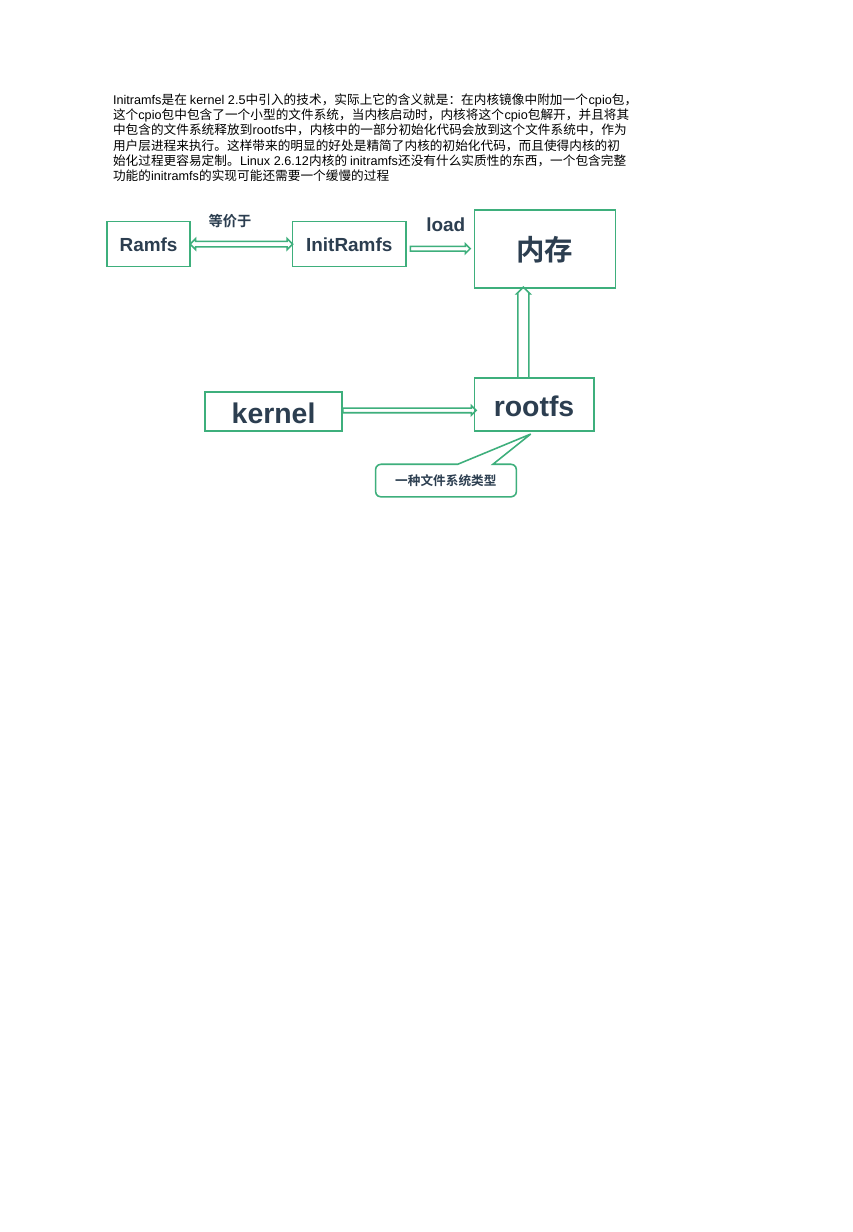
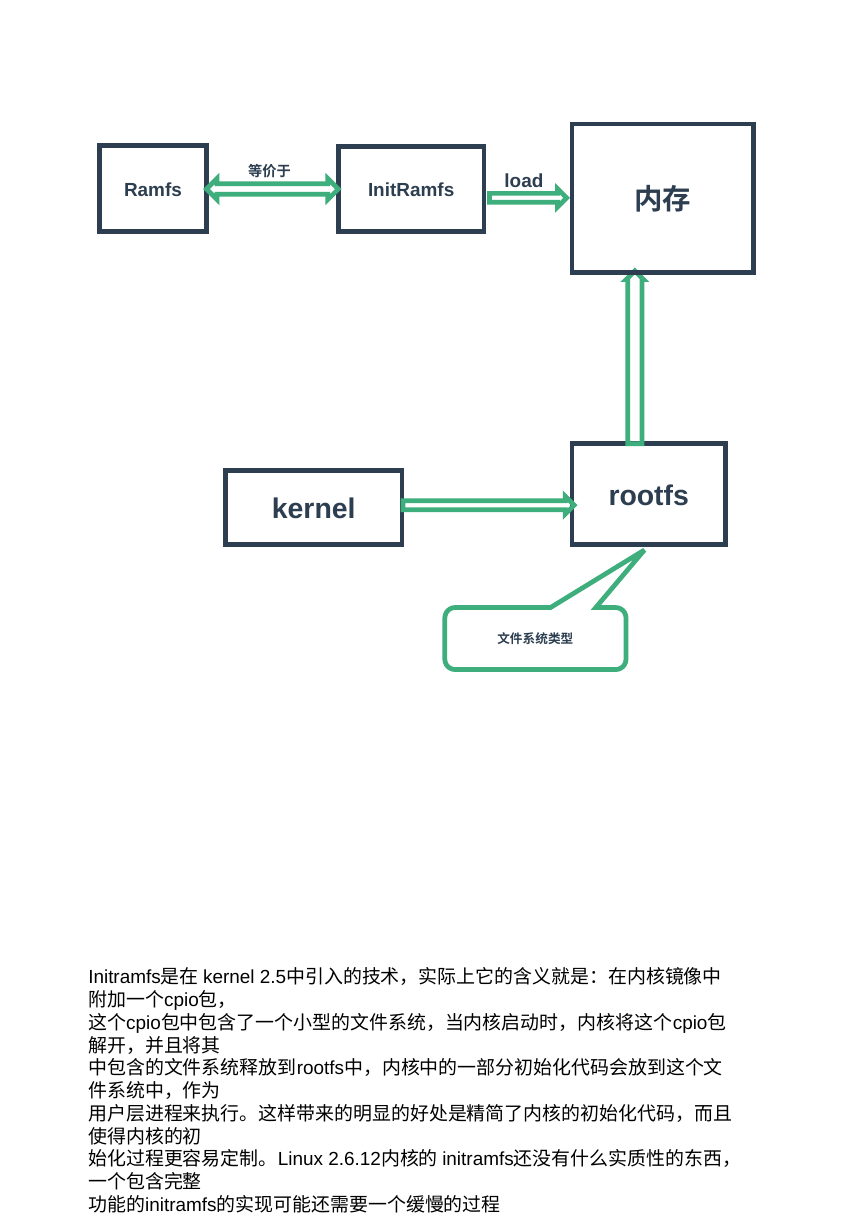
Before and after one commit to zaiqiang-dong/zaiqiang, a slide deck: slide 4 of picture/ppt/filesystem/filesystem.pptx. Drawn at 853x1232 pixels with LibreOffice and Linux fonts; fonts in the diff are those of the drawing. Boxes give left, top, right and bottom in pixels: in the first picture for what was removed or moved away, otherwise in the second. Text is boxed around its words. In the diff, an @@ line names an element or a change of style, - is before the commit and + after.

```diff
--- a/picture/ppt/filesystem/filesystem.pptx
+++ b/picture/ppt/filesystem/filesystem.pptx
@@ rectangle "Ramfs": place and size @@
-rectangle "Ramfs" at <box>107,222,190,267</box>
+rectangle "Ramfs" at <box>100,146,207,231</box>
@@ rectangle "InitRamfs": place and size @@
-rectangle "InitRamfs" at <box>292,222,406,267</box>
+rectangle "InitRamfs" at <box>339,147,485,232</box>
@@ rectangle "内存": place and size @@
-rectangle "内存" at <box>474,210,615,289</box>
+rectangle "内存" at <box>572,124,753,273</box>
@@ left right arrow: place and size @@
-left right arrow at <box>190,239,292,250</box>
+left right arrow at <box>207,179,339,200</box>
@@ text "等价于": place and size @@
-text "等价于" at <box>209,214,252,228</box>
+text "等价于" at <box>248,164,291,178</box>
@@ text "load": place and size @@
-text "load" at <box>426,217,465,231</box>
+text "load" at <box>504,173,543,187</box>
@@ right arrow: place and size @@
-right arrow at <box>411,245,471,254</box>
+right arrow at <box>489,189,566,207</box>
@@ outline #3EAF7C 1 pt to #3EAF7C 3 pt in 5 elements at <box>445,607,626,670</box>, <box>207,179,339,200</box>, <box>489,189,566,207</box>, <box>403,496,574,514</box>, <box>627,271,644,444</box> @@
@@ up arrow: place and size @@
-up arrow at <box>516,287,530,378</box>
+up arrow at <box>627,271,644,444</box>
@@ outline #3EAF7C 1 pt to #2C3E50 3 pt in 5 elements at <box>100,146,207,231</box>, <box>339,147,485,232</box>, <box>225,471,401,545</box>, <box>572,124,753,273</box>, <box>572,444,726,545</box> @@
@@ rectangle "rootfs": place and size @@
-rectangle "rootfs" at <box>474,378,594,431</box>
+rectangle "rootfs" at <box>572,444,726,545</box>
@@ rectangle "kernel": place and size @@
-rectangle "kernel" at <box>205,392,342,431</box>
+rectangle "kernel" at <box>225,471,401,545</box>
@@ right arrow: place and size @@
-right arrow at <box>343,406,477,415</box>
+right arrow at <box>403,496,574,514</box>
@@ rounded speech box "文件系统类型": place and size @@
-rounded speech box "文件系统类型" at <box>375,464,516,497</box>
+rounded speech box "文件系统类型" at <box>445,607,626,670</box>
@@ text in rounded speech box at <box>497,632,573,644</box>: text changed @@
-一种文件系统类型
+文件系统类型
@@ text "Initramfs是在 kernel 2.5中引入的技术，实际上它的含义就是：在内核镜像中附加一个cpio包，": place and size @@
-text "Initramfs是在 kernel 2.5中引入的技术，实际上它的含义就是：在内核镜像中附加一个cpio包，" at <box>113,94,637,181</box>
+text "Initramfs是在 kernel 2.5中引入的技术，实际上它的含义就是：在内核镜像中附加一个cpio包，" at <box>88,969,741,1213</box>
@@ text "Initramfs是在 kernel 2.5中引入的技术，实际上它的含义就是：在内核镜像中附加一个cpio包，" at <box>88,969,741,1213</box>: size 8 to 12 pt @@
```
Also in this commit, not shown: 1 other slide changed, 3 other files.
